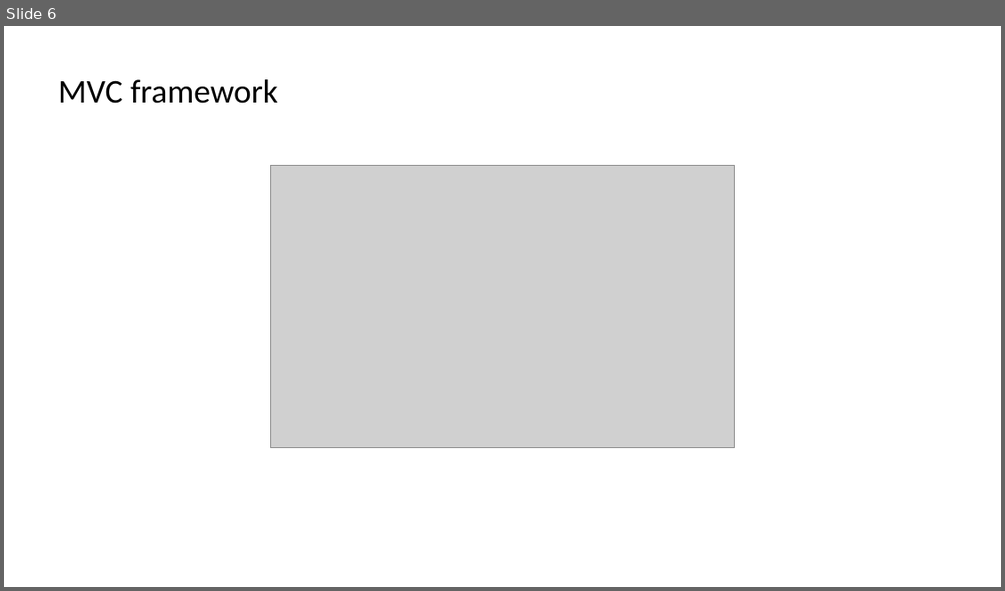
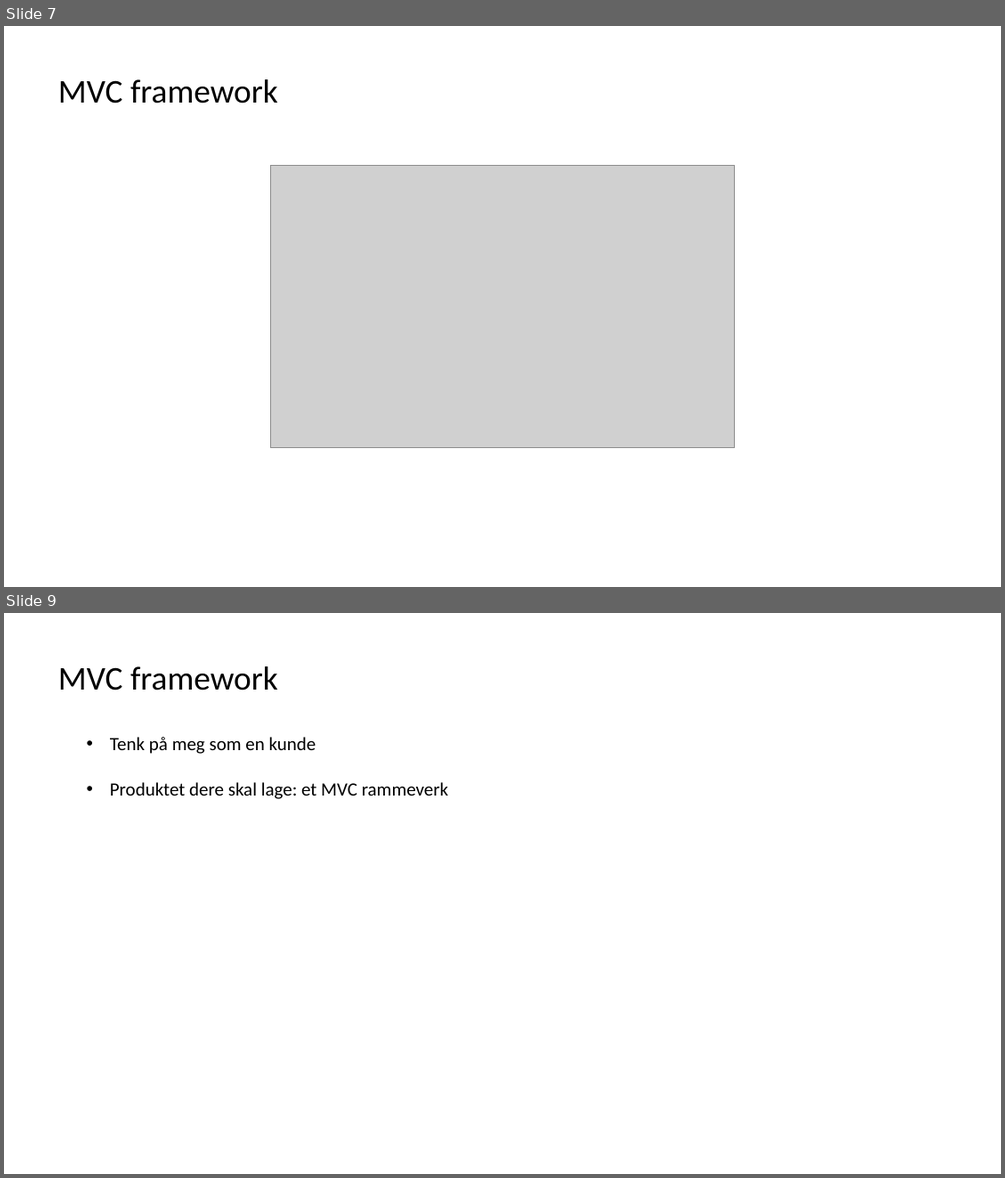
Before and after one commit to himoldeonline/mvc, a slide deck: docs/concepts.pptx. Shown one above the other, each under a label of ours: slide 6 before the commit, slides 7 and 9 after it; the slides between them are not shown. The pictures are 1005x591 and 1005x1178 pixels, drawn with LibreOffice and Linux fonts; fonts in the diff are those of the drawing; grey boxes stand for pictures. Boxes give left, top, right and bottom in pixels: in the first picture for what was removed or moved away, otherwise in the second. Text is boxed around its words. In the diff, an @@ line names an element or a change of style, - is before the commit and + after.

```diff
--- a/docs/concepts.pptx
+++ b/docs/concepts.pptx
@@ slide 9 added at (4, 613, 1001, 1174), background #FFFFFF @@
@@ text added at (58, 666, 278, 690), 32 pt, text #000000 @@
+MVC framework
@@ text added at (110, 737, 448, 799), 18 pt, text #000000 @@
+• Tenk på meg som en kunde
+• Produktet dere skal lage: et MVC rammeverk
@@ what was slide 6 is now slide 7 @@
```
Also in this commit, not shown: 3 other slides added, 3 slides removed, 3 other files.
